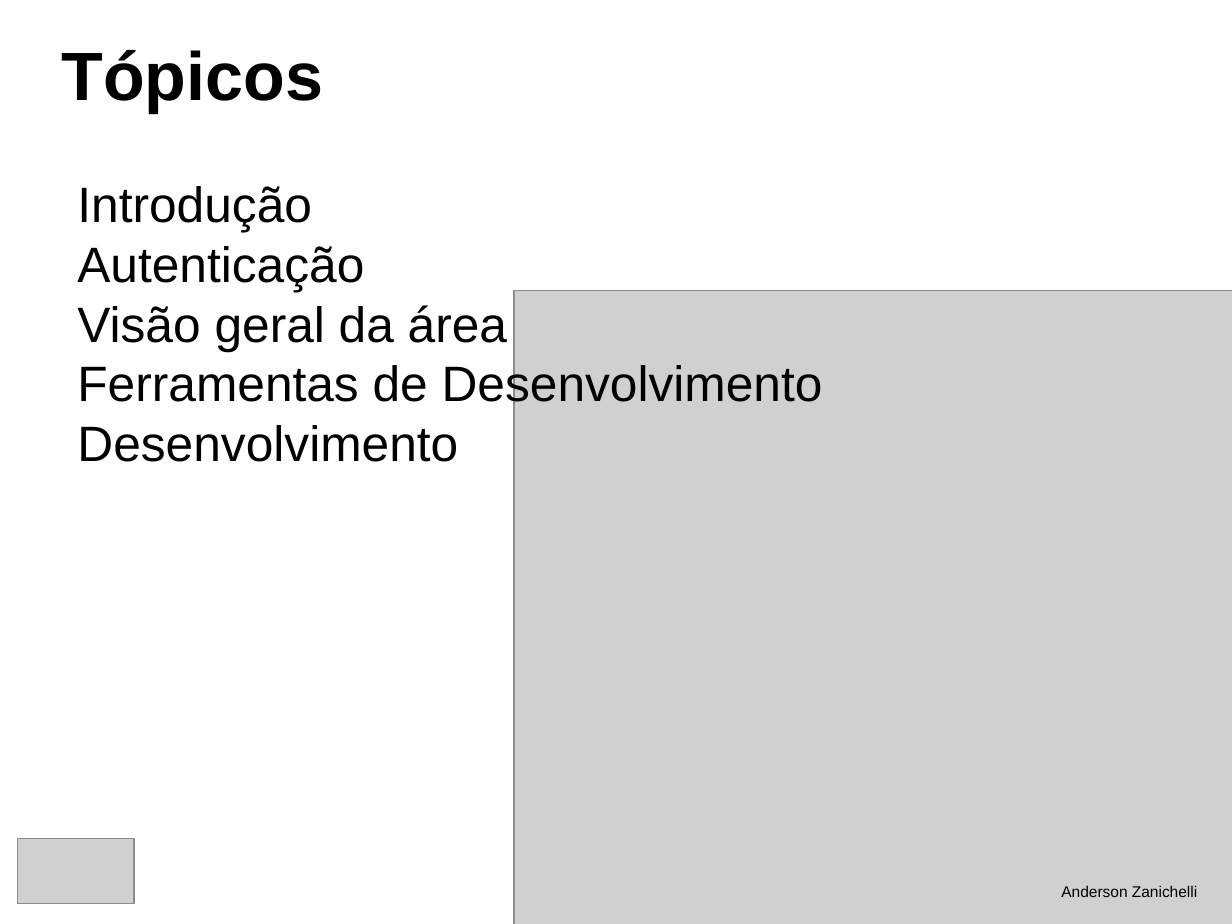
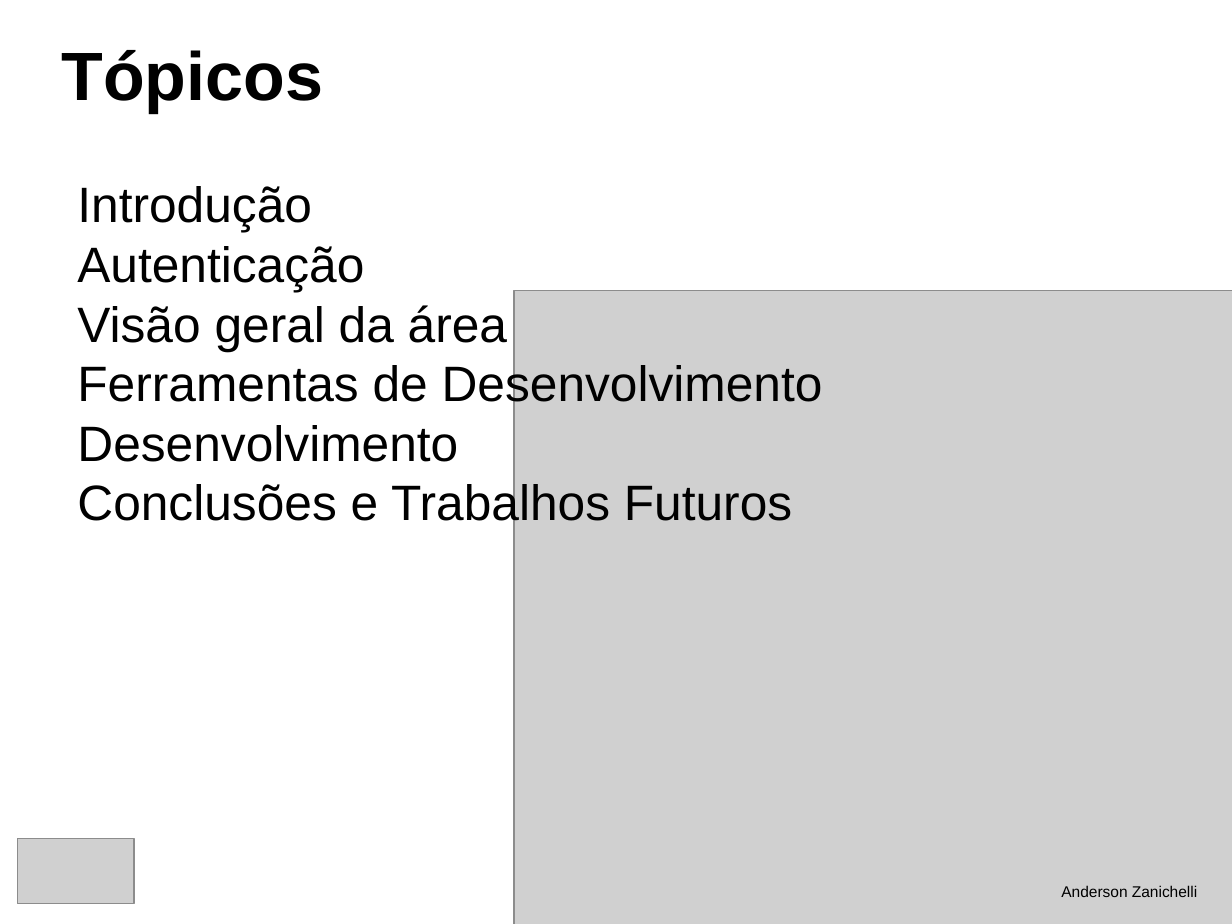
Before and after one commit to andersonzanichelli/tcc-informatica, a slide deck: slide 2 of defesa.odp. Drawn at 1232x924 pixels with LibreOffice and Linux fonts; fonts in the diff are those of the drawing; grey boxes stand for pictures. Boxes give left, top, right and bottom in pixels: in the first picture for what was removed or moved away, otherwise in the second. Text is boxed around its words. In the diff, an @@ line names an element or a change of style, - is before the commit and + after.

```diff
--- a/defesa.odp
+++ b/defesa.odp
@@ text at (77, 481, 792, 530): paragraph added @@
+Conclusões e Trabalhos Futuros
```
Also in this commit, not shown: 1 other slide changed, 8 slides added, 1 slide removed, 5 other files.
